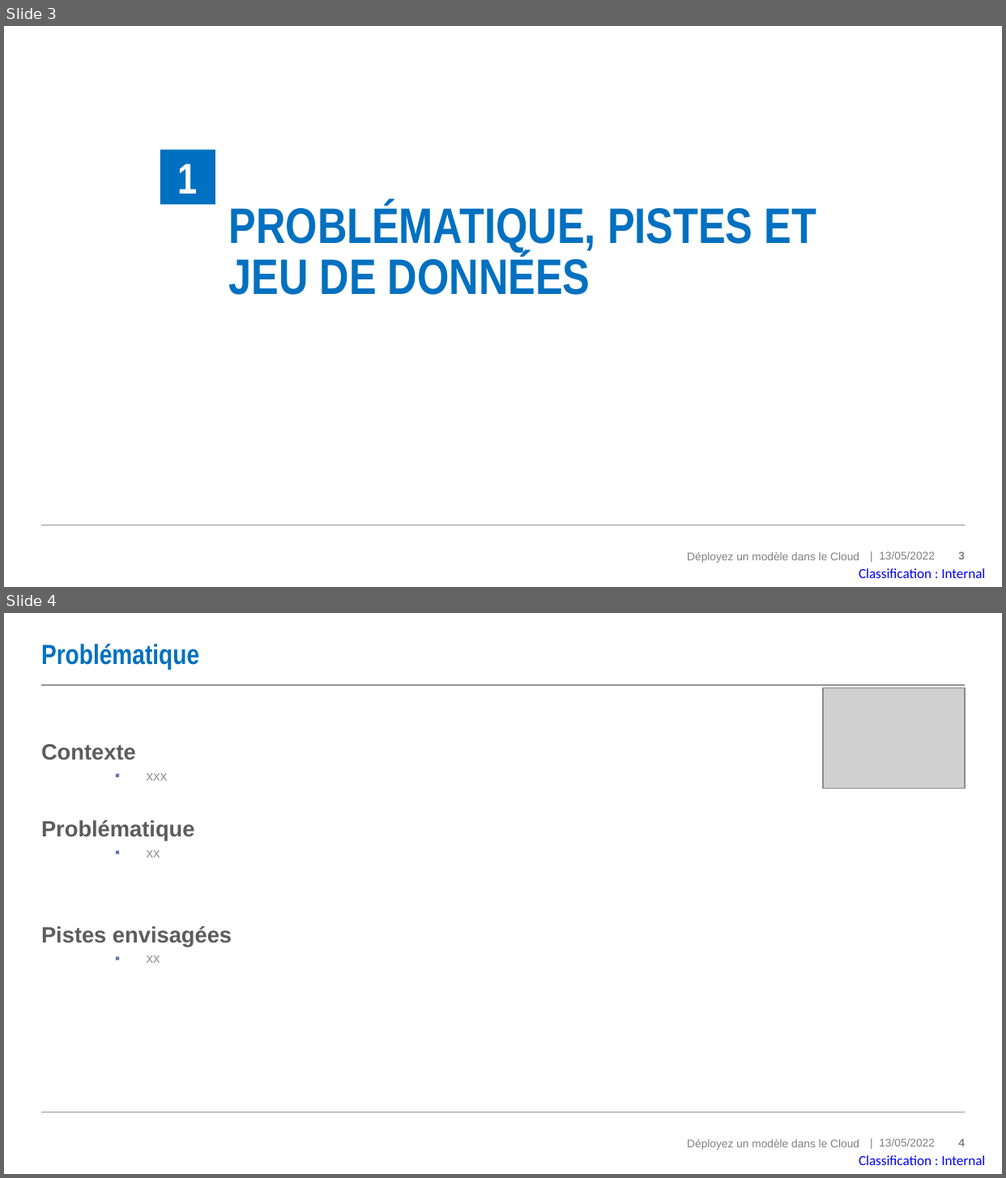
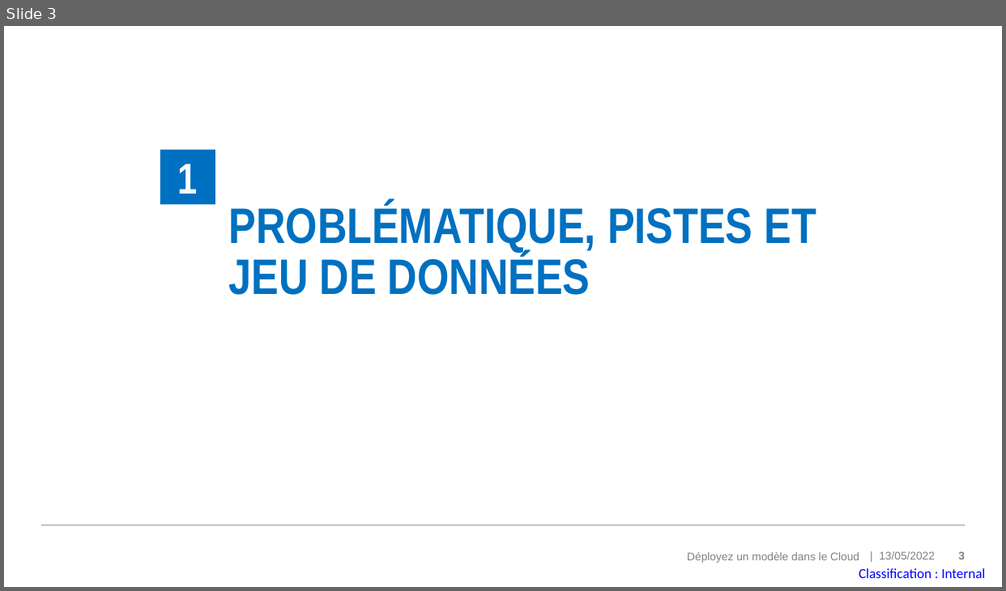
Before and after one commit to MadesLaurence/OpenClassrooms-Fruits-Project-8-, a slide deck: P8_10_support.pptx. Shown one above the other, each under a label of ours: slides 3 and 4 before the commit, slide 3 after it. The pictures are 1006x1178 and 1006x591 pixels, drawn with LibreOffice and Linux fonts; fonts in the diff are those of the drawing; grey boxes stand for pictures. Boxes give left, top, right and bottom in pixels: in the first picture for what was removed or moved away, otherwise in the second. Text is boxed around its words. In the diff, an @@ line names an element or a change of style, - is before the commit and + after.

```diff
--- a/P8_10_support.pptx
+++ b/P8_10_support.pptx
@@ slide 4 removed at <box>4,613,1002,1174</box>, background #FFFFFF; not listed: 5 template elements that a slide beside it also shows @@
@@ title removed at <box>41,644,199,669</box> @@
-Problématique
@@ line removed from (42, 685) to (965, 685) @@
@@ picture removed at <box>823,688,965,789</box> @@
@@ text removed at <box>41,744,232,963</box> @@
-  Contexte
-    ▪ xxx
-  Problématique
-    ▪ xx
-  Pistes envisagées
-    ▪ xx
```
Also in this commit, not shown: 7 slides changed, 3 slides added, 2 other slides removed, 1 other file.
